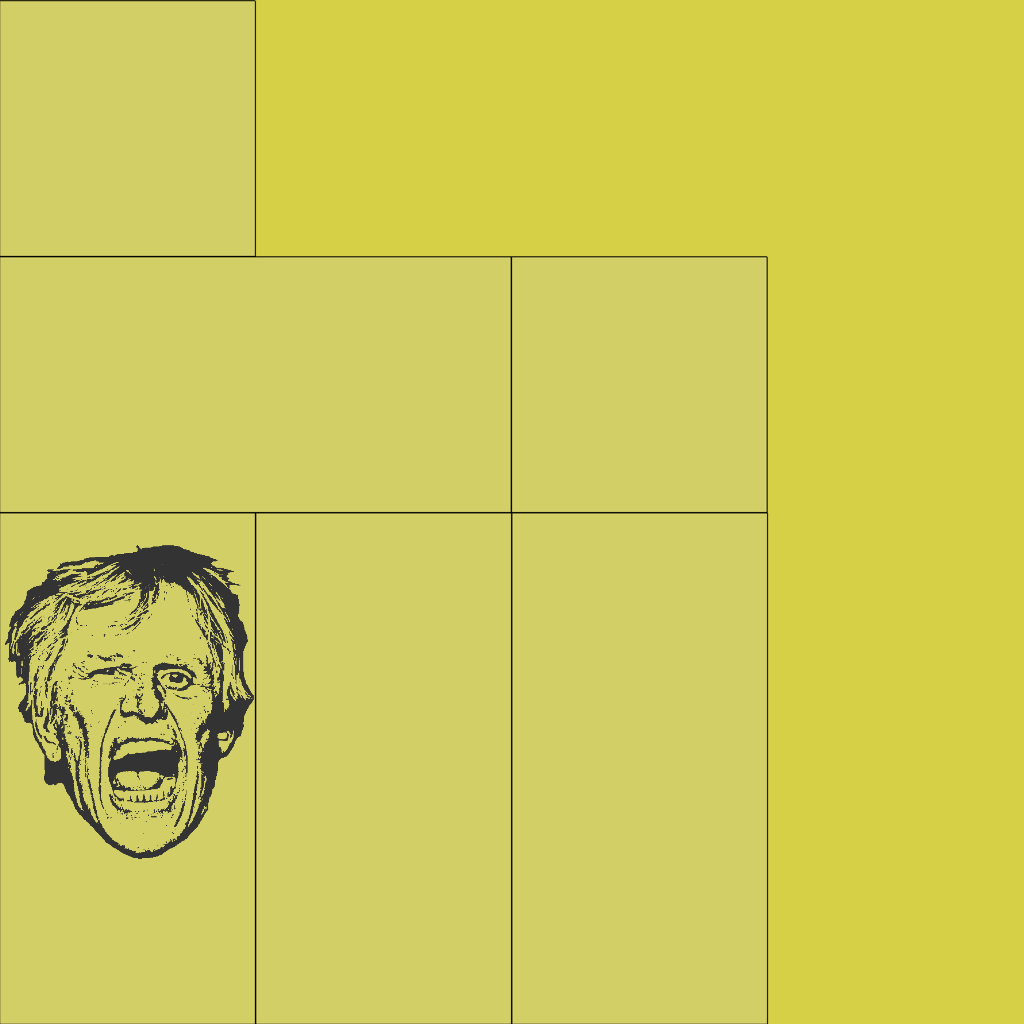
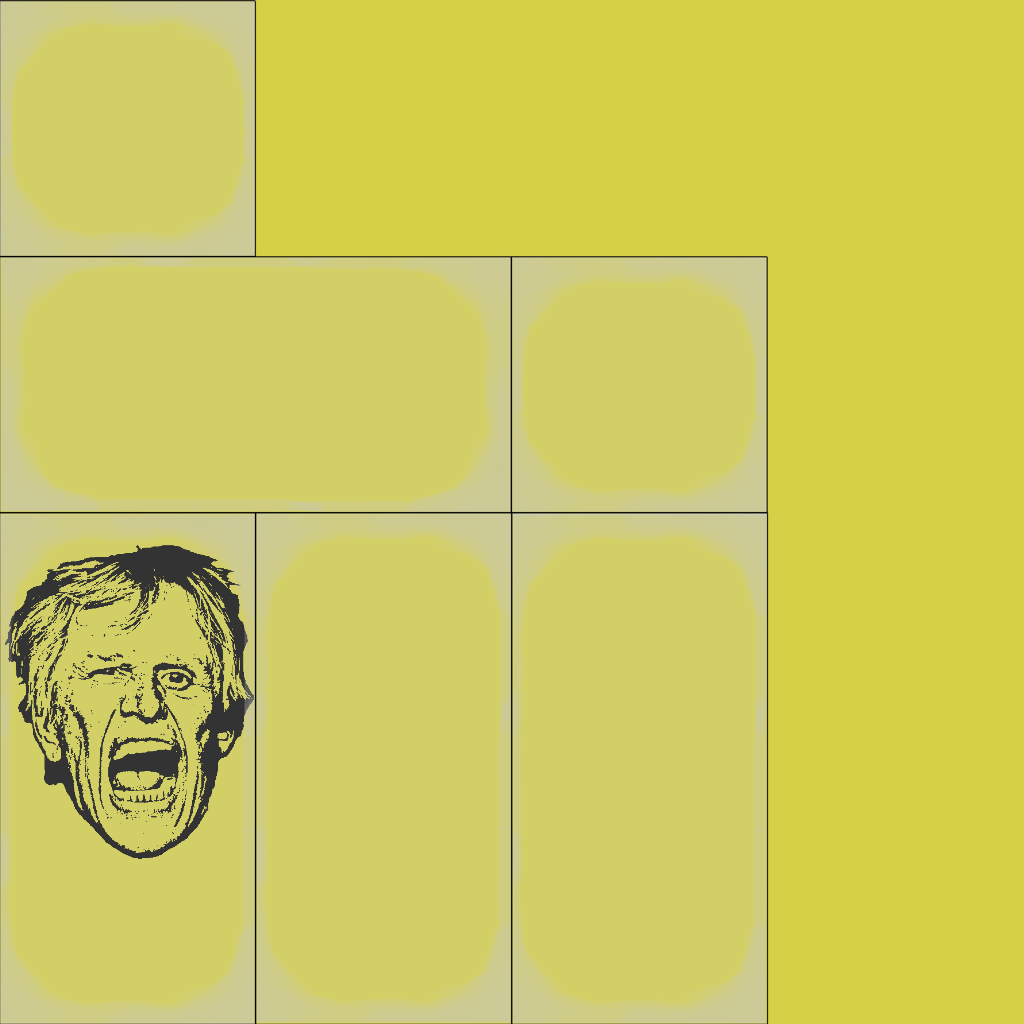
Layer changes from the first 1024px x 1024px image to the second:
added layer "depth" above "front" over box(0, 0, 767, 1024)
